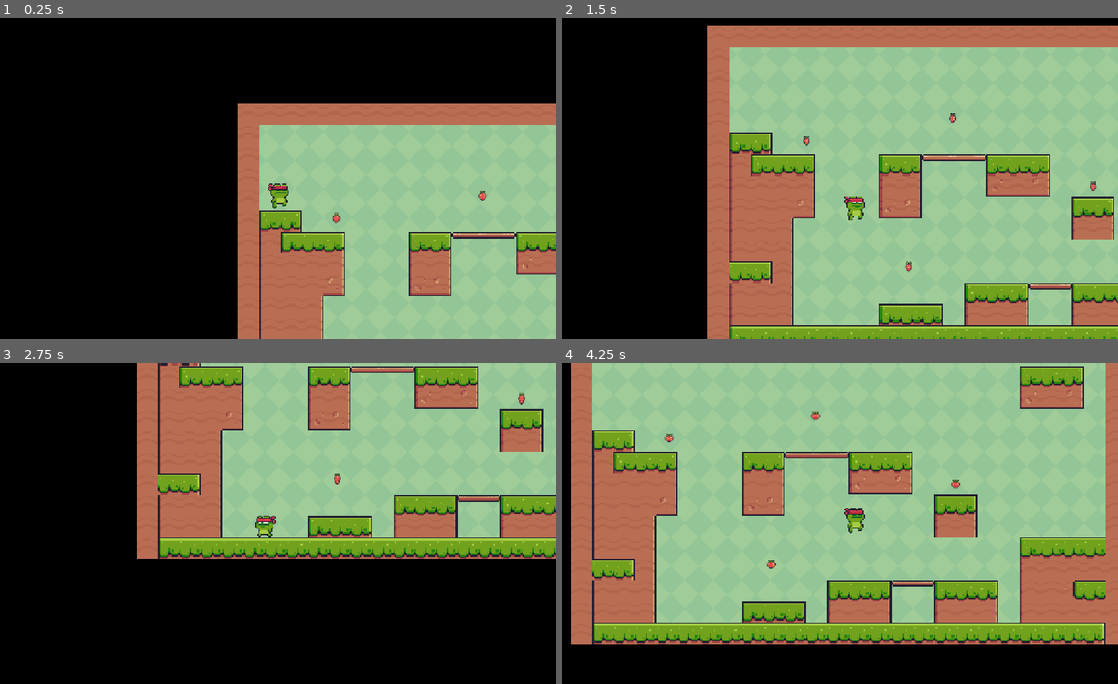
Above: before the commit, frames 1-4 (two rows, left to right).
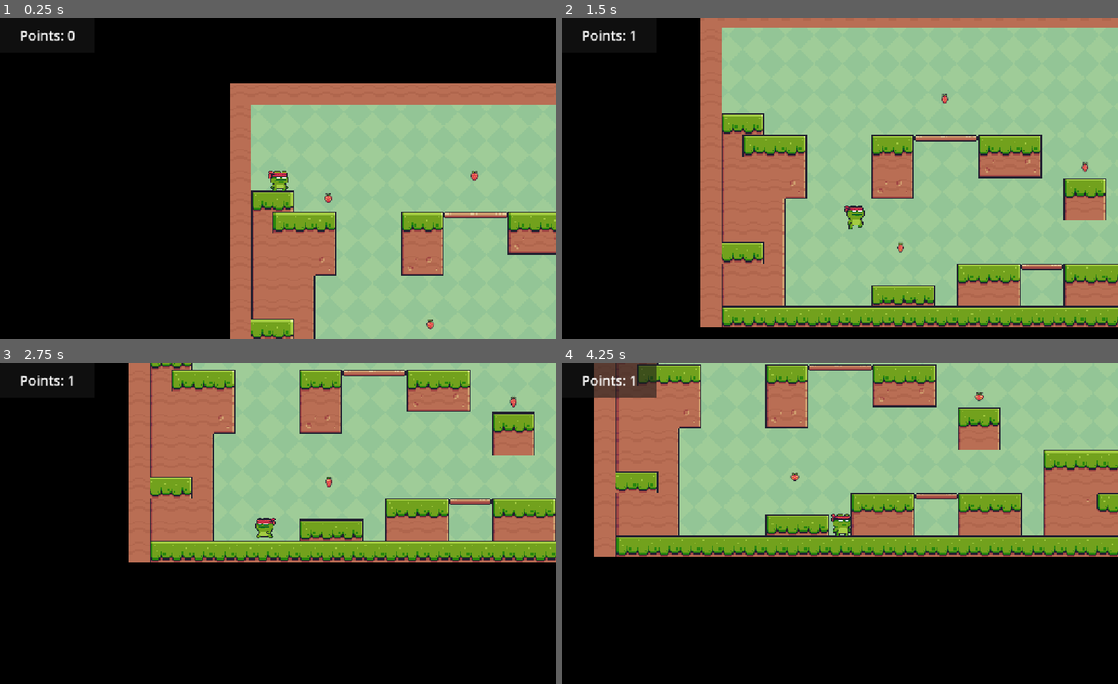
Above: after the commit, the same moments.

Repository: peetj/godot-game-design-workshop
Game: Godot game, scene res://main.tscn
Same seed, same stepped clock (60 frames per second), same inputs: the game is played once before the commit and once after it.
Inputs:
- Up to frame 1 (0.25 s): no input
- Up to frame 2 (1.5 s): hold Right (right) from 0.53 s (still down); tap Up (jump) at 0.77 s
- Up to frame 3 (2.75 s): tap Up (jump) at 1.52 s; release Right (right) at 2.03 s; hold Left (left) from 2.03 s (still down)
- Up to frame 4 (4.25 s): release Left (left) at 2.78 s; hold Right (right) from 2.78 s (still down); tap Up (jump) at 3.02, 3.77 s

The runs differ from the first frame. In frame 1, 16% of the frame differs, in the area x 3-100%, y 3-100%; in frame 2, 29%; in frame 3, 13%; in frame 4, 59%, in the area x 1-100%, y 0-88%.

Commit message:
Stage 10 - Add Score

Diff:
--- a/main.tscn
+++ b/main.tscn
@@ -6,6 +6,7 @@
 [ext_resource type="PackedScene" uid="uid://di1iienhmlos5" path="res://scenes/main_character.tscn" id="3_h2yge"]
 [ext_resource type="Script" uid="uid://cphfwp6ivlaca" path="res://scripts/main_character.gd" id="5_lquwl"]
 [ext_resource type="PackedScene" uid="uid://dcuseb6qtfrpc" path="res://scenes/collectable.tscn" id="6_7mycd"]
+[ext_resource type="Script" uid="uid://bs4q47j34fawg" path="res://scripts/game_manager.gd" id="7_272bh"]
 
 [sub_resource type="TileSetAtlasSource" id="TileSetAtlasSource_h2yge"]
 texture = ExtResource("2_0xm2m")
@@ -191,11 +192,11 @@
 format = 2
 layer_0/tile_data = PackedInt32Array(262144, 458752, 1, 327680, 458752, 1, 393216, 458752, 1, 458752, 458752, 1, 524288 …(2941 unchanged characters)…
 
-[node name="CharacterBody2D" parent="." instance=ExtResource("3_h2yge")]
-position = Vector2(77, 115)
+[node name="Player" parent="." instance=ExtResource("3_h2yge")]
+position = Vector2(95, 181)
 script = ExtResource("5_lquwl")
 
-[node name="Camera2D" type="Camera2D" parent="CharacterBody2D"]
+[node name="Camera2D" type="Camera2D" parent="Player"]
 position = Vector2(14, 22)
 position_smoothing_enabled = true
 position_smoothing_speed = 7.0
@@ -214,3 +215,26 @@
 
 [node name="Collectable5" parent="." instance=ExtResource("6_7mycd")]
 position = Vector2(212, 249)
+
+[node name="Game_Manager" type="Node" parent="."]
+unique_name_in_owner = true
+script = ExtResource("7_272bh")
+
+[node name="UI" type="CanvasLayer" parent="."]
+
+[node name="Panel" type="Panel" parent="UI"]
+offset_right = 212.0
+offset_bottom = 78.0
+
+[node name="Points_Label" type="Label" parent="UI/Panel"]
+unique_name_in_owner = true
+layout_mode = 1
+anchors_preset = 15
+anchor_right = 1.0
+anchor_bottom = 1.0
+grow_horizontal = 2
+grow_vertical = 2
+theme_override_font_sizes/font_size = 30
+text = "Points: 0"
+horizontal_alignment = 1
+vertical_alignment = 1
--- a/scripts/collectable.gd
+++ b/scripts/collectable.gd
@@ -1,8 +1,8 @@
 extends Area2D
 
-
-
+@onready var game_manager: Node = %Game_Manager
 
 func _on_body_entered(body: Node2D) -> void:
 	if(body.name == "Player"):
 		queue_free()
+		game_manager.add_point()
--- /dev/null
+++ b/scripts/game_manager.gd
@@ -0,0 +1,10 @@
+extends Node
+
+var points = 0
+@onready var points_label: Label = %Points_Label
+
+
+func add_point():
+	points += 1
+	print(points)
+	points_label.text = "Points: " +  str(points)
Not shown: 1 places in main.tscn that only renumber resources
Not shown, added: scripts/game_manager.gd.uid
